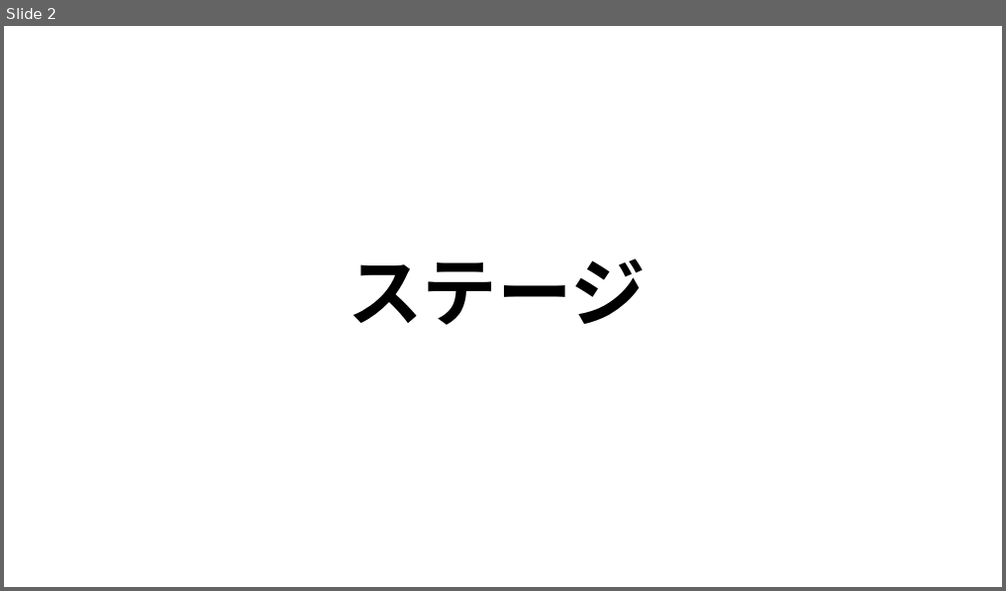
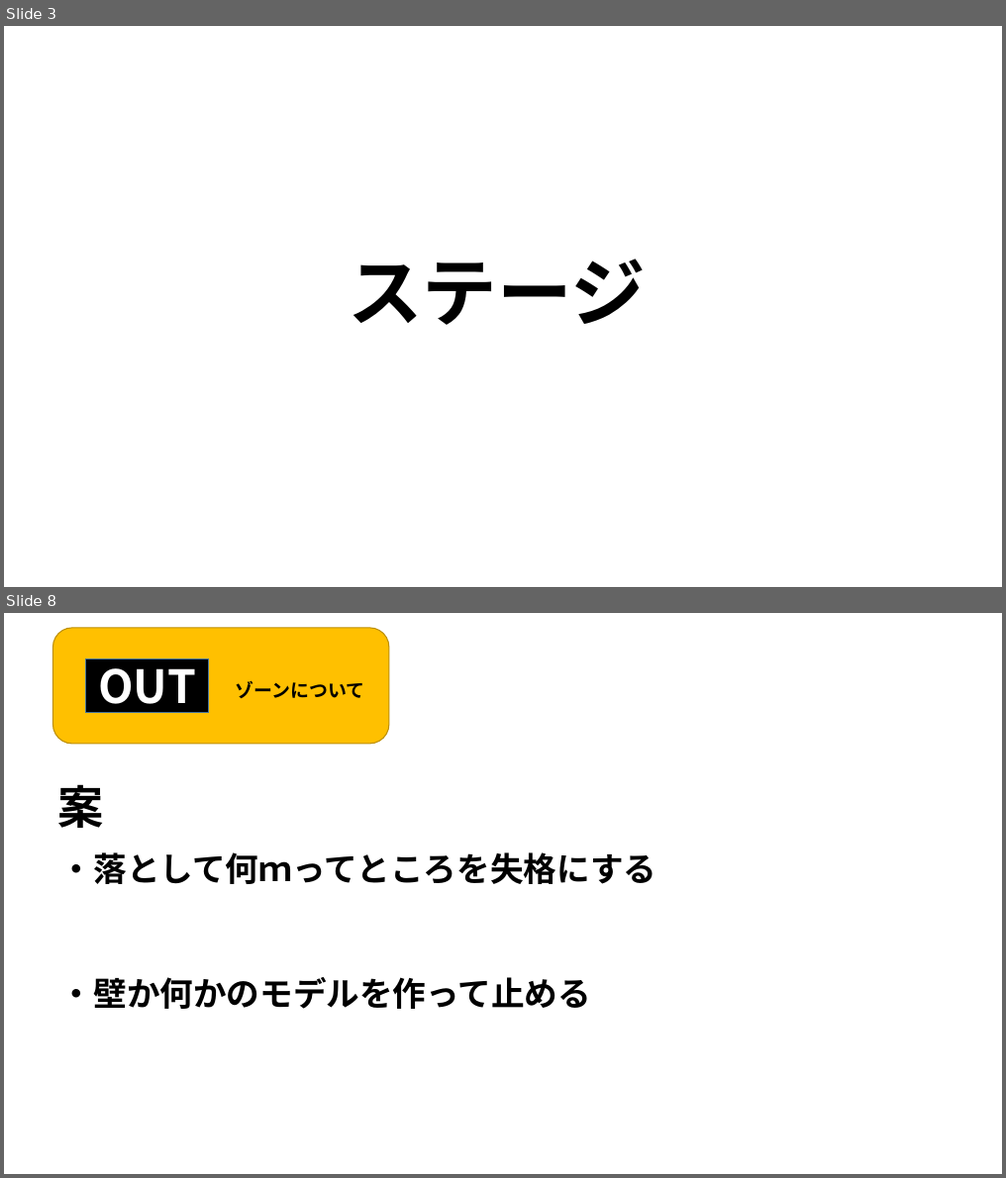
Before and after one commit to MizukiKato0416/sotsugyou_time_kato, a slide deck: 企画書/企画書３.pptx. Shown one above the other, each under a label of ours: slide 2 before the commit, slides 3 and 8 after it; the slides between them are not shown. The pictures are 1006x591 and 1006x1178 pixels, drawn with LibreOffice and Linux fonts; fonts in the diff are those of the drawing. Boxes give left, top, right and bottom in pixels: in the first picture for what was removed or moved away, otherwise in the second. Text is boxed around its words. In the diff, an @@ line names an element or a change of style, - is before the commit and + after.

```diff
--- a/企画書/企画書３.pptx
+++ b/企画書/企画書３.pptx
@@ slide 8 added at (4, 613, 1002, 1174), background #FFFFFF @@
@@ rounded rectangle added at (53, 628, 389, 744), fill #FFC000, outline #BD8E00 1 pt @@
@@ rectangle added at (86, 659, 208, 713), fill #000000, outline #43739E 1 pt, 44 pt, text #FFFFFF, bold @@
+OUT
@@ text added at (236, 680, 365, 698), 18 pt, text #000000, bold @@
+ゾーンについて
@@ text added at (57, 784, 103, 828), 44 pt, text #000000, bold @@
+案
@@ text added at (60, 853, 657, 884), 32 pt, text #000000, bold @@
+・落として何ｍってところを失格にする
@@ text added at (60, 977, 591, 1009), 32 pt, text #000000, bold @@
+・壁か何かのモデルを作って止める
@@ what was slide 2 is now slide 3 @@
```
Also in this commit, not shown: 2 slides changed, 3 other slides added, 11 other files.
